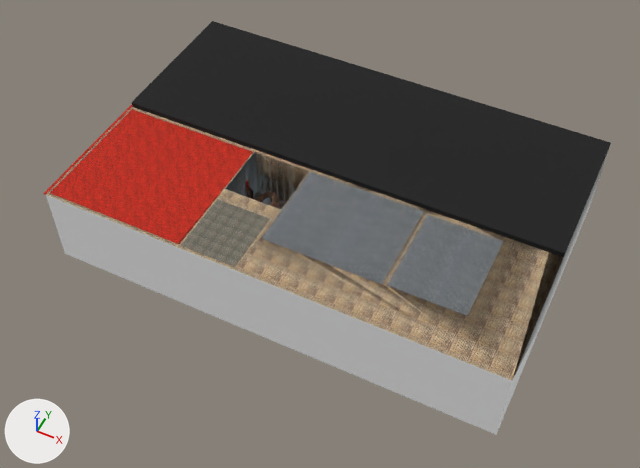
Two versions of the COLLADA model assignment3/Assignment3/Assets/gameComponents/room/room.dae, one commit apart.
The view is the same before and after, from a 50 mm lens placed at (58.2, -99.8, 131.3), pointed at (4.8, 7.1, -2.3). Arrows for +X, +Y and +Z are at lower left; the lights stay in place. Where no turn or scale is listed for an object, it has been applied to the vertices.

The first picture shows 'Component1_1', 'Component1_1.001', 'Component2_1', 'Component3_1', 'Component_1', 'mazeRoof'.
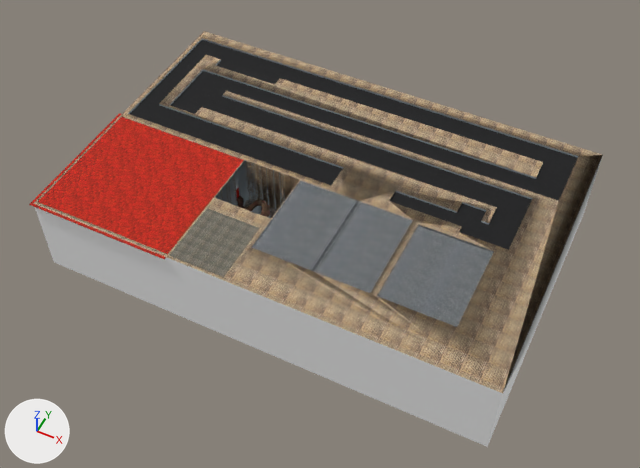
The edits, one by one:
Object 'Component_1' (ob_component_1) moves from (-31.41, -25.12, 5.142) to (-32.01, -28.02, 5.142).
Object 'Component1_1' (ob_component1_1) moves from (67.93, 6.657, 17.31) to (67.76, 6.397, 17.07).
Object 'Component1_1.001' (ob_component1_1_001) moves from (43.23, 6.289, 17.31) to (43.23, 6.289, 17.03).
Object 'Component2_1' (ob_component2_1) moves from (-42.1, -21.2, 9.8) to (-42.7, -24.7, 9.8).
Object 'mazeRoof' (ob_mazeroof) moves from (-41.7, 11.8, 9.3) to (-42.3, 8.7, 7.8).

Changed parts and their boxes (x1, y1, x2, y2) in the pictures (640 x 468 px):
'Component_1', moved
    before: (46, 107, 609, 435)
    after: (33, 31, 603, 447)
'mazeRoof', moved
    before: (132, 21, 611, 257)
    after: (130, 40, 577, 250)
'Component2_1', moved
    before: (43, 104, 252, 244)
    after: (29, 113, 242, 259)
'Component1_1.001', moved
    before: (262, 172, 424, 285)
    after: (253, 181, 412, 293)
'Component1_1', moved
    before: (387, 215, 503, 316)
    after: (378, 226, 494, 327)
'Component3_1', moved
    before: (181, 199, 270, 267)
    after: (170, 208, 259, 277)
